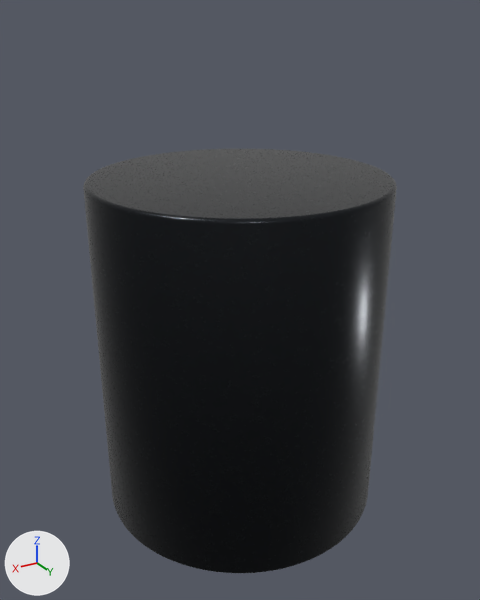
An edit to the OBJ model underbot_description/meshes/caster_link_servo_black.obj, drawn before and after from the same camera.
Camera for both pictures: a 50 mm lens placed at (0.0377, 0.0628, 0.037), pointed at (0.0004, 0.0006, 0.0059). The lights are fixed; the arrows at lower left show +X, +Y and +Z. The first picture is the older version. Where no turn or scale is listed for an object, it has been applied to the vertices. Vertices at exactly the same position are counted once.

Names of what the first picture shows: 'caster_link__front_hub'.
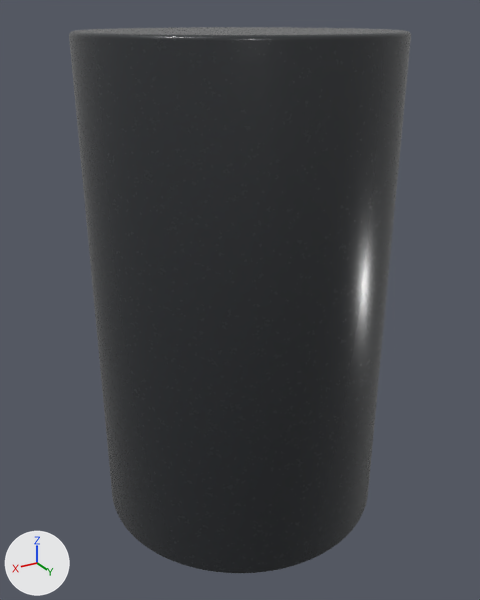
The newer file is also turned or shifted as a whole; pictures and numbers use the older file's frame.

Location of each change, [x1, y1, x2, y2] in pixels of the pictures (480 x 600 px; the box of a moved part takes in the faces that stretch with it):
'caster_link__front_hub', surface changed, moved, rescaled (lighter, 9% wider, 29% taller)
    before: [83, 149, 397, 573]
    after: [69, 27, 411, 573]
part 1 of me_caster_link__front_hub, moved or reshaped
    before: [85, 149, 396, 572]
    after: [69, 27, 411, 572]

The change, as a diff of the scene's bpy script:
```diff
--- a/underbot_description/meshes/caster_link_servo_black.obj.py
+++ b/underbot_description/meshes/caster_link_servo_black.obj.py
@@ mat_black_abs @@
 n0 = _N.new('ShaderNodeBsdfPrincipled'); n0.name = 'Principled BSDF'
-n0.inputs[1].default_value = 1.0  # 'Metallic'
 n1 = _N.new('ShaderNodeOutputMaterial'); n1.name = 'Material Output'
@@ me_caster_link__front_hub @@
 # used by ob_caster_link__front_hub; location = (0.0, 0.0, 0.0)
-me_caster_link__front_hub.from_pydata(...)  # 1024 vertices, 2044 faces; spans x -0.017..0.017, y -0.017..0.017, z -0.0205..0.0205
+me_caster_link__front_hub.from_pydata(...)  # 1024 vertices, 2044 faces; spans x -0.017..0.017, y -0.017..0.017, z -0.0205..0.0355
+# me_caster_link__front_hub part 1: the whole mesh is scaled about its middle by (1, 1, 1.37), then moved by (0.0, 0.0, 0.0075)
 me_caster_link__front_hub.materials.append(mat_black_abs)
```
